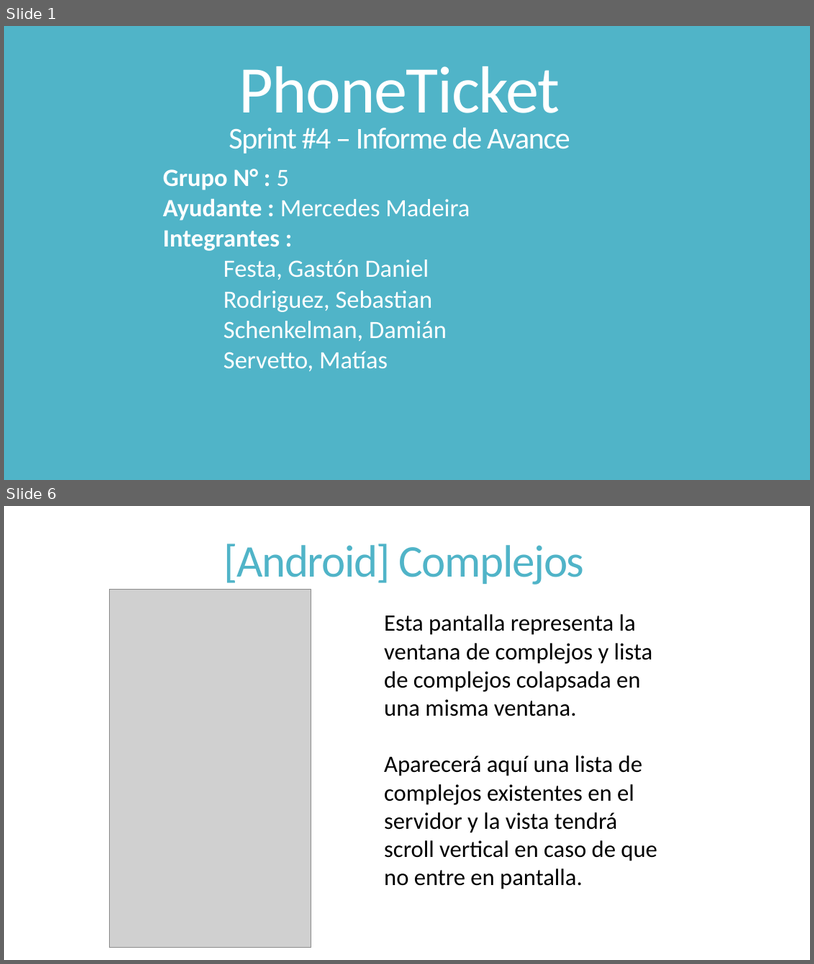
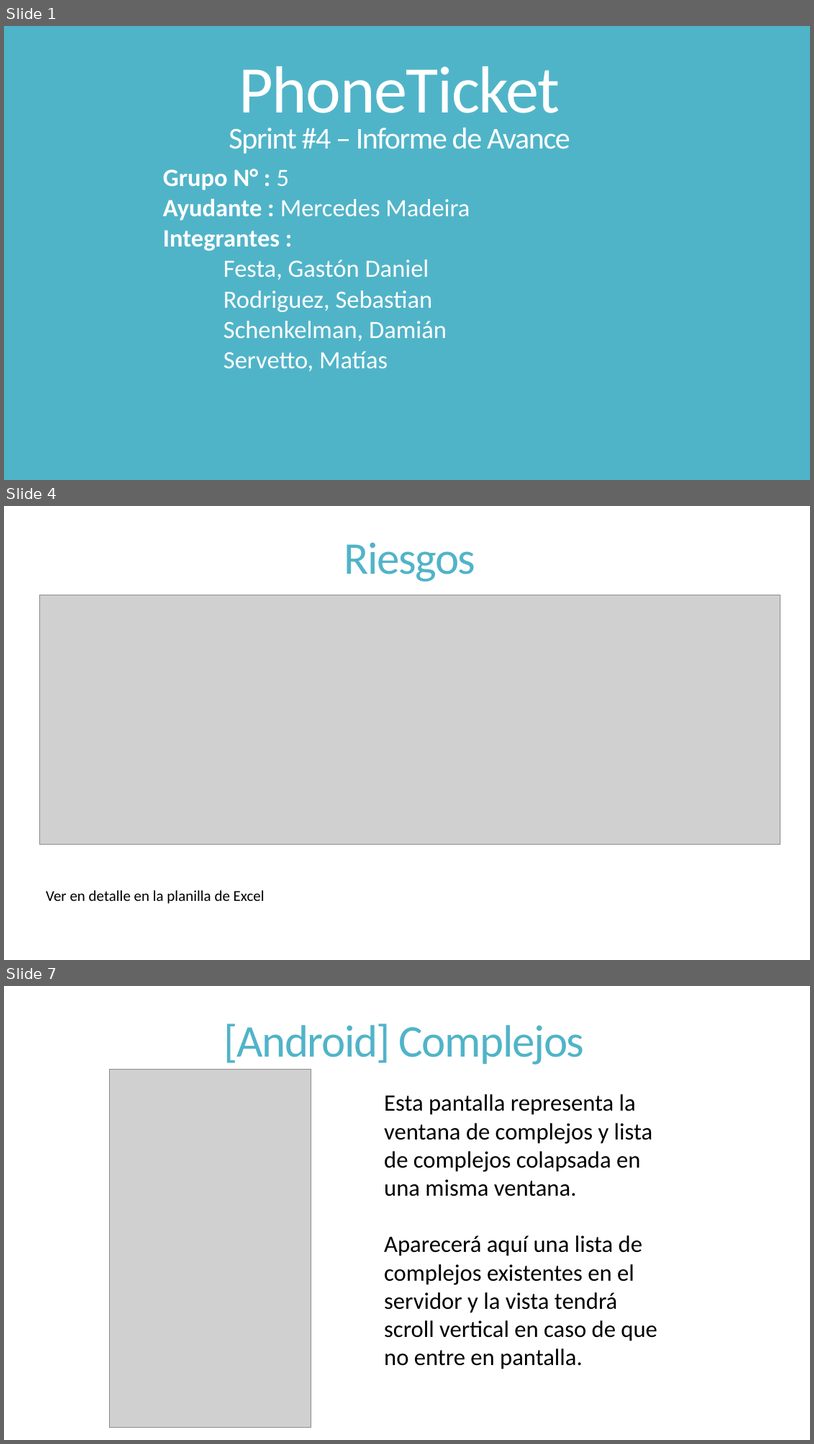
Before and after one commit to dschenkelman/a-malazan-wolvering, a slide deck: docs/Reuniones/Sprint 4/Informe de Avance/2013-10-28-InformedeAvance.pptx. Shown one above the other, each under a label of ours: slides 1 and 6 before the commit, slides 1, 4 and 7 after it; the slides between them are not shown. The pictures are 814x964 and 814x1444 pixels, drawn with LibreOffice and Linux fonts; fonts in the diff are those of the drawing; grey boxes stand for pictures. Boxes give left, top, right and bottom in pixels: in the first picture for what was removed or moved away, otherwise in the second. Text is boxed around its words. In the diff, an @@ line names an element or a change of style, - is before the commit and + after.

```diff
--- a/docs/Reuniones/Sprint 4/Informe de Avance/2013-10-28-InformedeAvance.pptx
+++ b/docs/Reuniones/Sprint 4/Informe de Avance/2013-10-28-InformedeAvance.pptx
@@ slide 4 added at (4, 506, 810, 960), background #FFFFFF @@
@@ title added at (344, 542, 476, 582), 54 pt, text #50B4C8 @@
+Riesgos
@@ picture added at (40, 595, 780, 844) @@
@@ text added at (46, 890, 265, 903), 18 pt, text #000000 @@
+Ver en detalle en la planilla de Excel
@@ what was slide 6 is now slide 7 @@
```
Also in this commit, not shown: 2 slides changed, 5 other slides added, 2 slides removed, 2 other files.
